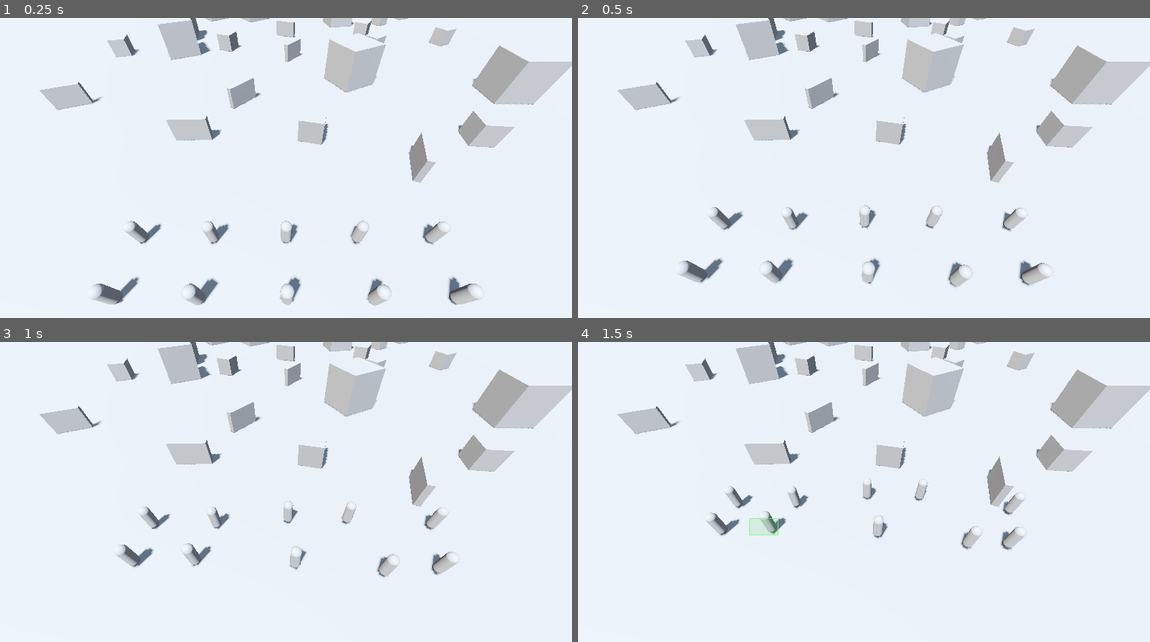
Above: before the commit, frames 1-4 (two rows, left to right).
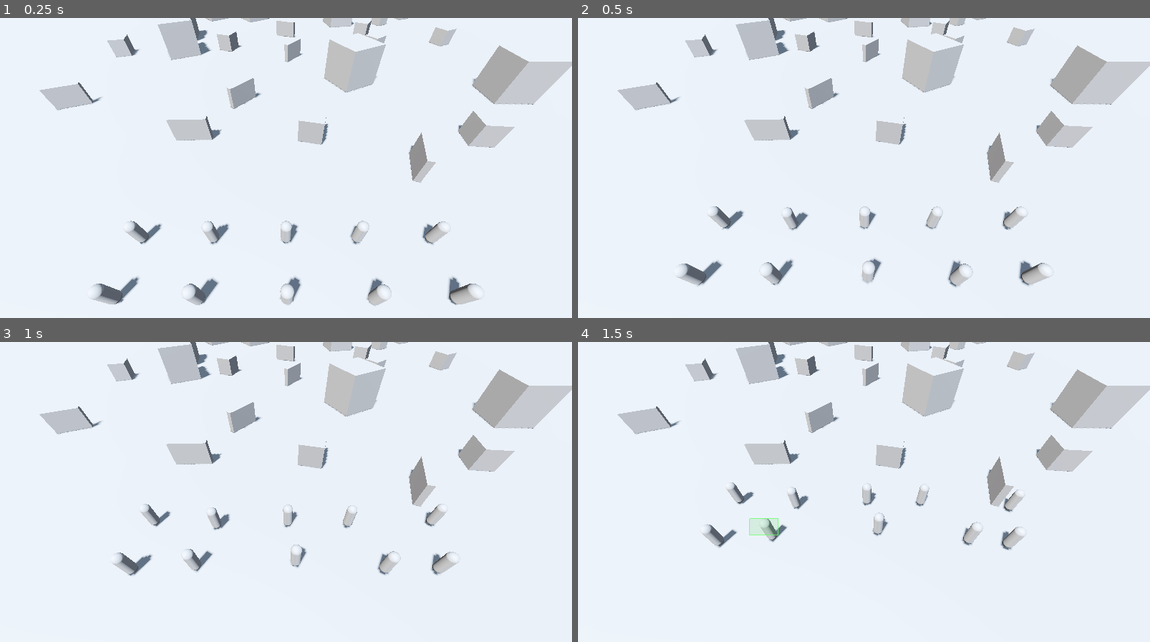
Above: after the commit, the same moments.

Repository: dj-commits/fantastic-spork
Game: Godot game, scene res://scenes/world.tscn
Two runs of this game, one before a commit and one after it. Both use one fixed random seed, a clock stepped at 60 frames per second and the inputs below.
Inputs (mouse positions are in pixels of both pictures, inside the frame that each line leads up to):
- Up to frame 1 (0.25 s): no input
- Up to frame 2 (0.5 s): no input
- Up to frame 3 (1 s): tap Enter at 0.5 s; move the mouse to (411, 486) at 0.52 s; press the mouse at (411, 486) at 0.53 s
- Up to frame 4 (1.5 s): release the mouse at (989, 486) at 1.25 s; drag from (749, 519) to (835, 567) at 1.27 s

Frame 1 is identical in both runs. In frame 2, 0.5% of the frame differs, in the area x 17-79%, y 62-90%; in frame 3, 1.2%; in frame 4, 1.3%, in the area x 21-79%, y 45-70%.

Commit message:
Let player units shoot back
Lift the shooting behaviour (target selection, line-of-sight, firing,
chest-height aim, cooldown) into the base Pawn, parameterised per team via
enemy_group + target_layer. The per-frame brain is now shared; only
_decide_movement differs — player units hold/take cover and fire
opportunistically, enemies hunt and advance.

- enemy.gd slims down to: fight "units", target the Player layer, hunt
- player units get a projectile and target the Enemy layer, so they
  auto-attack any enemy in sight with a clear line (no command needed)
- the projectile's hit-mask is set per shot, so one projectile serves both
  sides with no friendly fire

Verified compiling/running cleanly (0 errors) in-editor.

Co-Authored-By: Claude Opus 4.8 <noreply@anthropic.com>

Diff:
--- a/scenes/pawn.tscn
+++ b/scenes/pawn.tscn
@@ -1,6 +1,7 @@
 [gd_scene format=3 uid="uid://xg1isbwjppa2"]
 
 [ext_resource type="Script" uid="uid://b5hdoeccwq7ij" path="res://scripts/pawn.gd" id="1_pawn"]
+[ext_resource type="PackedScene" path="res://scenes/projectile.tscn" id="2_proj"]
 
 [sub_resource type="CapsuleMesh" id="CapsuleMesh_t8t6i"]
 radius = 0.3
@@ -23,6 +24,7 @@
 collision_mask = 59
 script = ExtResource("1_pawn")
 max_health = 25.0
+projectile_scene = ExtResource("2_proj")
 
 [node name="MeshInstance3D" type="MeshInstance3D" parent="." unique_id=2075226014]
 mesh = SubResource("CapsuleMesh_t8t6i")
--- a/scripts/enemy.gd
+++ b/scripts/enemy.gd
@@ -1,142 +1,39 @@
 extends Pawn
-# An enemy unit. It reuses everything a Pawn can do — walking, navigation,
-# health, taking damage — and adds the combat brain on top: find the nearest of
-# the player's units, advance until it's in range, then shoot on a cooldown.
-#
-# Because it overrides _register_team() to join "enemies" (not "units"), the
-# player's selection system never picks it up, so it can't be selected or ordered.
+# An enemy unit. It reuses ALL of Pawn's combat, health and navigation, and only
+# changes two things:
+#   1. it fights the player's "units" (not "enemies"), and
+#   2. it HUNTS — advancing on its target and only holding once in firing range,
+#      whereas player units stay put / take cover and shoot opportunistically.
 
-## How close one of the player's units must be before this enemy notices it and
-## starts to engage.
-@export var sight_range: float = 16.0
 ## Once this close to its target, the enemy stops advancing and just shoots.
 @export var firing_range: float = 9.0
-## Seconds to wait between shots.
-@export var fire_cooldown: float = 1.2
-## The projectile scene this enemy fires (assigned in enemy.tscn).
-@export var projectile_scene: PackedScene
 
-# How far above a unit's centre we aim — roughly chest height. Kept BELOW the
-# capsule's top (~0.9 above centre) on purpose: aiming at the very top made the
-# line-of-sight ray skim over the target's head and hit nothing, so enemies
-# thought they had no shot. A level chest-high ray passes through the body.
-const AIM_HEIGHT: float = 0.4
-
-var _time_until_next_shot: float = 0.0
-
-# Join the enemy team instead of the player's selectable "units" group.
+# Fight the player's units instead of the enemy team, aiming shots at the Player
+# physics layer.
 func _register_team() -> void:
 	add_to_group("enemies")
+	enemy_group = "units"
+	target_layer = 4                # Player physics layer
 
-# Roll our combat stats on spawn so each enemy engages from a slightly different
-# range, paces its shots differently, and has a bit more/less health. super
-# keeps the inherited health roll from Pawn.
+# Roll firing_range too, on top of the stats Pawn already rolls.
 func _roll_stats() -> void:
 	super._roll_stats()
-	sight_range = Rng.roll_variance(sight_range, stat_variance)
 	firing_range = Rng.roll_variance(firing_range, stat_variance)
-	fire_cooldown = Rng.roll_variance(fire_cooldown, stat_variance)
 
-func _physics_process(delta: float) -> void:
-	# Count down toward our next allowed shot.
-	_time_until_next_shot -= delta
-
-	var target := _pick_target()
+# Hunt: advance on whatever target the base brain handed us, holding once we're
+# inside firing range. If we can't see anyone, push toward the nearest unit
+# anyway so the across-the-map pursuit keeps going.
+func _decide_movement(target: Node3D) -> void:
 	if target != null:
-		# We can see this one and it's within sight range. Hold once we're in
-		# firing range, otherwise close the distance for the shot.
 		var to_target := target.global_position - global_position
 		to_target.y = 0.0
 		if to_target.length() <= firing_range:
-			move_to(global_position)          # in range with a clear shot — hold
+			move_to(global_position)          # in range — hold and shoot
 		else:
 			move_to(target.global_position)   # close in
-
-		if _time_until_next_shot <= 0.0:
-			_fire_at(target)
-			_time_until_next_shot = fire_cooldown
 	else:
-		# Nobody in sight — advance on the nearest unit to flush them out, so the
-		# across-the-map hunt still happens even when we can't yet see anyone.
-		var prey := _nearest_player_unit()
+		var prey := _nearest_enemy()
 		if prey != null:
 			move_to(prey.global_position)
 		else:
-			move_to(global_position)          # all player units gone — stand down
-
-	# Hand off to the inherited Pawn movement, which actually walks us toward
-	# whatever move_to() target we just set (and applies gravity, etc.).
-	super._physics_process(delta)
-
-# Choose who to shoot: among the player units we can actually SEE within sight
-# range, prefer ones caught in the open over ones in cover, and the nearest
-# within each of those groups. Returns null if we can't see anyone.
-func _pick_target() -> Node3D:
-	var best: Node3D = null
-	var best_in_cover := true            # treat "no target yet" as the worst case
-	var best_distance := INF
-	for unit in get_tree().get_nodes_in_group("units"):
-		var distance := global_position.distance_to(unit.global_position)
-		if distance > sight_range:
-			continue                      # too far to engage
-		if not _has_clear_shot(unit):
-			continue                      # something's in the way — can't see them
-		var in_cover: bool = unit.is_in_cover()
-		if _is_better_target(in_cover, distance, best_in_cover, best_distance):
-			best = unit
-			best_in_cover = in_cover
-			best_distance = distance
-	return best
-
-# A candidate beats the current best if it's exposed while the best is in cover,
-# or — when both are the same — if it's closer.
-func _is_better_target(cand_in_cover: bool, cand_distance: float,
-		best_in_cover: bool, best_distance: float) -> bool:
-	if cand_in_cover != best_in_cover:
-		return not cand_in_cover          # the exposed one wins outright
-	return cand_distance < best_distance  # same cover status -> nearer wins
-
-# The closest player unit anywhere on the map, or null if they're all gone. No
-# sight limit — used to keep hunting the squad across the field when we can't
-# see anyone to shoot yet.
-func _nearest_player_unit() -> Node3D:
-	var nearest: Node3D = null
-	var nearest_distance := INF
-	for unit in get_tree().get_nodes_in_group("units"):
-		var distance := global_position.distance_to(unit.global_position)
-		if distance < nearest_distance:
-			nearest_distance = distance
-			nearest = unit
-	return nearest
-
-# True only if a straight line from our muzzle to the target is unobstructed —
-# i.e. the first thing the ray hits is the target itself, not cover or a fellow
-# enemy. Uses the same start/aim points as the actual shot, so what we check is
-# what we'd fire.
-func _has_clear_shot(target: Node3D) -> bool:
-	var from := global_position + Vector3.UP * AIM_HEIGHT
-	var to := target.global_position + Vector3.UP * AIM_HEIGHT
-	var query := PhysicsRayQueryParameters3D.create(from, to)
-	# Only COVER (layer 2) and the player units themselves (Player layer 4) can
-	# block a shot. We deliberately leave OUT fellow enemies (Enemy layer 8): our
-	# projectiles pass straight through our own squad anyway (no friendly fire), so
-	# a teammate in the line doesn't actually stop the shot. Counting them as
-	# blockers made a crowd of enemies all refuse to fire on a cornered unit —
-	# each one's view was "blocked" by the others.
-	query.collision_mask = 2 | 4
-	query.exclude = [get_rid()]           # never our own body
-	var hit := get_world_3d().direct_space_state.intersect_ray(query)
-	# Clear only if the very first thing the ray meets is the target.
-	return hit and hit.collider == target
-
-func _fire_at(target: Node3D) -> void:
-	if projectile_scene == null:
-		return
-	var shot := projectile_scene.instantiate()
-	# Add the shot to the running scene, NOT as our child — otherwise it would
-	# ride along with us as we move instead of flying off on its own.
-	get_tree().current_scene.add_child(shot)
-	# Spawn at chest height and aim at the target's chest — matching the
-	# line-of-sight check above, so what we cleared is what we fire.
-	shot.global_position = global_position + Vector3.UP * AIM_HEIGHT
-	shot.launch(target.global_position + Vector3.UP * AIM_HEIGHT)
+			move_to(global_position)          # nobody left — stand down
--- a/scripts/pawn.gd
+++ b/scripts/pawn.gd
@@ -1,13 +1,13 @@
 extends CharacterBody3D
 class_name Pawn
-# The base RTS unit. Player units use this script directly; enemies extend it
-# (see enemy.gd) to reuse all the movement, navigation and health below while
-# adding their own combat behaviour.
+# The base RTS unit — used directly by the player's units and extended by
+# enemies (enemy.gd). It handles movement/navigation, health, cover-seeking AND
+# shooting: any unit automatically fires at the nearest enemy it can see in
+# range. Each team just sets WHICH side is its enemy (see _register_team), so the
+# same combat code drives both the player's squad and the enemy squad.
 #
-# The selection system (selection.gd) calls set_selected() to highlight us and
-# move_to() to give us a destination. From there we walk there ourselves,
-# following a path (worked out by the NavigationAgent3D) that bends around
-# obstacles like the cover boxes instead of trying to plow straight through.
+# The one piece that differs by team is _decide_movement(): player units hold
+# position / follow orders / take cover, while enemies hunt and advance.
 
 ## Top walking speed, in meters per second.
 @export var move_speed: float = 4.0
@@ -15,57 +15,73 @@
 ## glide to a gentle stop instead of charging in at full speed and overshooting.
 @export var arrival_distance: float = 3.5
 ## Once we're this close to the destination (measured flat along the ground) we
-## call it "arrived" and stop. (Measured flat — see _physics_process.)
+## call it "arrived" and stop. (Measured flat — see _apply_movement.)
 @export var stop_distance: float = 0.3
 ## How much damage this unit can absorb before it dies.
 @export var max_health: float = 100.0
 ## How much this unit's stats vary from their listed values, as a fraction, so
-## no two units feel identical. 0.15 = each rolled stat lands within 15% either
-## way. Set to 0 for fixed, uniform stats. (See Rng and _roll_stats.)
+## no two units feel identical. Set to 0 for fixed, uniform stats.
 @export var stat_variance: float = 0.15
 ## When true, this unit drifts to the nearest open cover spot whenever it has
 ## nothing else to do. Player units want this; enemies run their own brain.
 @export var auto_seek_cover: bool = true
+## How far away this unit can spot and shoot an enemy, in meters.
+@export var sight_range: float = 16.0
+## Seconds to wait between shots.
+@export var fire_cooldown: float = 1.2
+## The projectile this unit fires.
+@export var projectile_scene: PackedScene
 
 var health: float = 0.0              # current health; set to max_health on ready
 var claimed_spot: CoverSpot = null   # the cover spot we've reserved, if any
 
+# Who we fight. Set in _register_team(): player units target the "enemies" group
+# and shoot things on the Enemy physics layer; enemies flip both around.
+var enemy_group: StringName = "enemies"
+var target_layer: int = 8            # physics layer our aim/shots look for (8 = Enemy)
+
 @onready var selection_ring: MeshInstance3D = $SelectionRing
 @onready var nav_agent: NavigationAgent3D = $NavigationAgent3D
 
-# How quickly we change speed, in meters per second, *per second*. This is what
-# stops movement feeling robotic: instead of snapping to full speed and to a
-# dead stop, we ramp up and ease down. Lower = heavier / more gradual.
+# How quickly we change speed (m/s, per second) — ramps movement up/down smoothly
+# instead of snapping, so it doesn't feel robotic.
 const ACCELERATION: float = 12.0
 const GRAVITY: float = 20.0          # downward pull so we stay stuck to the ground
+# How far above a unit's centre we aim — chest height. Kept BELOW the capsule's
+# top so the line-of-sight ray passes through the body instead of skimming over
+# the head (which registered no hit and made units think they had no shot).
+const AIM_HEIGHT: float = 0.4
 
 var is_selected: bool = false
+var _time_until_next_shot: float = 0.0
 
 func _ready() -> void:
 	_roll_stats()                   # give this unit its own slightly-varied stats
 	set_selected(false)             # start unselected (ring hidden)
 	health = max_health             # start at full health (after the roll above)
 	# Target our own spot to begin with, so we sit still until given an order.
-	# (A NavigationAgent3D's default target is the world origin, so without this
-	# every unit would immediately wander off toward (0,0,0) on startup.)
 	nav_agent.target_position = global_position
 	_register_team()
 
 # Roll this unit's personal stats on spawn so units don't all feel identical.
 # Subclasses override this to roll their own extra stats — and should call
-# super._roll_stats() so this health roll still happens. Adding variance to a
-# new stat is a one-liner: stat = Rng.roll_variance(stat, stat_variance).
+# super._roll_stats() so these rolls still happen.
 func _roll_stats() -> void:
 	move_speed = Rng.roll_variance(move_speed, stat_variance)
 	max_health = Rng.roll_variance(max_health, stat_variance)
-
-# Which group this unit belongs to. Player units are selectable, so they join
-# "units" (the group the selection system searches). Enemies override this to
-# join "enemies" instead, which keeps them out of the player's selection.
+	sight_range = Rng.roll_variance(sight_range, stat_variance)
+	fire_cooldown = Rng.roll_variance(fire_cooldown, stat_variance)
+
+# Which team we're on and who we shoot. Player units join the selectable "units"
+# group and fight "enemies"; enemy.gd overrides this to flip it around.
 func _register_team() -> void:
 	add_to_group("units")
-
-# Take a hit from an incoming projectile. Calling _die() once we run out of health.
+	enemy_group = "enemies"
+	target_layer = 8                # Enemy physics layer
+
+# --- Health ----------------------------------------------------------------
+
+# Take a hit from an incoming projectile; die once we run out of health.
 func take_damage(amount: float) -> void:
 	health -= amount
 	if health <= 0.0:
@@ -73,18 +89,18 @@
 
 func _die() -> void:
 	_release_cover()                # free our cover spot for someone else
-	# queue_free() also drops us out of every group we joined (units, enemies,
-	# control groups), so selection and enemy targeting tidy up after us for free.
+	# queue_free() also drops us out of every group we joined (units / enemies /
+	# control groups), so selection and targeting tidy up after us for free.
 	queue_free()
+
+# --- Selection / orders -----------------------------------------------------
 
 # Highlight / un-highlight this unit. Called by the selection system.
 func set_selected(value: bool) -> void:
 	is_selected = value
 	selection_ring.visible = value
 
-# Give this unit a place to walk to. We just hand the destination to the
-# navigation agent; it figures out the route. (Used both by player orders and
-# by our own cover-seeking below.)
+# Hand the navigation agent a destination; it works out the route.
 func move_to(world_point: Vector3) -> void:
 	nav_agent.target_position = world_point
 
@@ -94,10 +110,97 @@
 	_release_cover()
 	move_to(world_point)
 
-# --- Cover-seeking (the unit's first scrap of autonomy) --------------------
-
-# Reserve the nearest free cover spot and head for it. Called automatically when
-# we're idle (see _physics_process). Does nothing if every spot is taken.
+# --- Per-frame brain --------------------------------------------------------
+
+func _physics_process(delta: float) -> void:
+	_time_until_next_shot -= delta
+	var target := _pick_target()              # nearest enemy we can see in range
+	_decide_movement(target)                  # where to go (team-specific)
+	# Shoot whoever we picked, if our weapon has cooled down. Both teams do this.
+	if target != null and _time_until_next_shot <= 0.0:
+		_fire_at(target)
+		_time_until_next_shot = fire_cooldown
+	_apply_movement(delta)                    # actually walk toward the nav target
+
+# Decide where to move by setting our nav target. Base behaviour (player units):
+# stay put / follow orders, and slip into the nearest open cover when idle. The
+# target is only used for shooting here. Enemies override this to hunt + advance.
+func _decide_movement(_target: Node3D) -> void:
+	if auto_seek_cover and claimed_spot == null and _remaining_distance() <= stop_distance:
+		_seek_cover()
+
+# --- Combat -----------------------------------------------------------------
+
+# The nearest enemy we can actually SEE within sight range, preferring ones
+# caught in the open over ones in cover. Null if we can't see anyone.
+func _pick_target() -> Node3D:
+	var best: Node3D = null
+	var best_in_cover := true            # treat "no target yet" as the worst case
+	var best_distance := INF
+	for unit in get_tree().get_nodes_in_group(enemy_group):
+		var distance := global_position.distance_to(unit.global_position)
+		if distance > sight_range:
+			continue                      # too far to engage
+		if not _has_clear_shot(unit):
+			continue                      # something's in the way — can't see them
+		var in_cover: bool = unit.is_in_cover()
+		if _is_better_target(in_cover, distance, best_in_cover, best_distance):
+			best = unit
+			best_in_cover = in_cover
+			best_distance = distance
+	return best
+
+# A candidate beats the current best if it's exposed while the best is in cover,
+# or — when both are the same — if it's closer.
+func _is_better_target(cand_in_cover: bool, cand_distance: float,
+		best_in_cover: bool, best_distance: float) -> bool:
+	if cand_in_cover != best_in_cover:
+		return not cand_in_cover          # the exposed one wins outright
+	return cand_distance < best_distance  # same cover status -> nearer wins
+
+# The closest enemy anywhere, ignoring sight (used by enemies to keep hunting
+# across the map when they can't see anyone to shoot yet).
+func _nearest_enemy() -> Node3D:
+	var nearest: Node3D = null
+	var nearest_distance := INF
+	for unit in get_tree().get_nodes_in_group(enemy_group):
+		var distance := global_position.distance_to(unit.global_position)
+		if distance < nearest_distance:
+			nearest_distance = distance
+			nearest = unit
+	return nearest
+
+# True only if a level, chest-high line from us to the target is unobstructed —
+# the first thing it hits is the target, not cover. We test against cover and the
+# ENEMY team's layer only, so our own teammates never block the shot (our
+# projectiles pass through them anyway — there's no friendly fire).
+func _has_clear_shot(target: Node3D) -> bool:
+	var from := global_position + Vector3.UP * AIM_HEIGHT
+	var to := target.global_position + Vector3.UP * AIM_HEIGHT
+	var query := PhysicsRayQueryParameters3D.create(from, to)
+	query.collision_mask = 2 | target_layer   # cover (layer 2) + the enemy's layer
+	query.exclude = [get_rid()]                # never our own body
+	var hit := get_world_3d().direct_space_state.intersect_ray(query)
+	return hit and hit.collider == target
+
+func _fire_at(target: Node3D) -> void:
+	if projectile_scene == null:
+		return
+	var shot := projectile_scene.instantiate()
+	# Add to the running scene (not as our child) so it flies free of us.
+	get_tree().current_scene.add_child(shot)
+	# Tell the shot what it may hit: cover and the enemy team's layer. This is
+	# what lets the SAME projectile serve both sides without friendly fire.
+	shot.collision_mask = 2 | target_layer
+	# Spawn at chest height and aim at the target's chest — matching the
+	# line-of-sight check above, so what we cleared is what we fire.
+	shot.global_position = global_position + Vector3.UP * AIM_HEIGHT
+	shot.launch(target.global_position + Vector3.UP * AIM_HEIGHT)
+
+# --- Cover-seeking ----------------------------------------------------------
+
+# Reserve the nearest free cover spot and head for it. Does nothing if every
+# spot is taken.
 func _seek_cover() -> void:
 	var spot := _nearest_available_cover()
 	if spot == null:
@@ -105,9 +208,9 @@
 	spot.claim(self)
 	claimed_spot = spot
 	# Cover spots already sit just outside the cover (cover.gd places them there),
-	# so we can head straight to one. The nav agent re-plans the route each frame,
-	# so it self-corrects even if the navmesh wasn't ready the moment we asked —
-	# and because this is a real spot beside cover, it's never the world origin.
+	# so we head straight to one. The nav agent re-plans the route each frame, so
+	# it self-corrects even if the navmesh wasn't ready the moment we asked — and
+	# because this is a real spot beside cover, it's never the world origin.
 	move_to(spot.global_position)
 
 # The closest cover spot that nobody has claimed, or null if there are none.
@@ -129,8 +232,7 @@
 		claimed_spot = null
 
 # True once this unit has actually REACHED the cover it claimed — not while it's
-# still out in the open running toward it. Enemies use this to prefer shooting
-# units that are exposed.
+# still out in the open running toward it. Used to prefer shooting exposed units.
 func is_in_cover() -> bool:
 	if claimed_spot == null:
 		return false
@@ -138,62 +240,48 @@
 	to_spot.y = 0.0
 	return to_spot.length() <= 1.0
 
+# --- Movement ---------------------------------------------------------------
+
 # How far we still are from our destination, measured FLAT along the ground (the
-# y is zeroed — see the long note in _physics_process for why that matters).
+# y is zeroed). This matters: a unit's origin sits at its waist (~0.9m up) but
+# the target and navigation mesh sit on the floor, so leaving the height gap in
+# would make a unit standing on its target still read ~0.9m away — it could never
+# "arrive" and would jitter back and forth.
 func _remaining_distance() -> float:
 	var to_target := nav_agent.target_position - global_position
 	to_target.y = 0.0
 	return to_target.length()
 
-func _physics_process(delta: float) -> void:
-	# Idle behaviour: a unit with nothing to do (reached its target and hasn't
-	# claimed cover) quietly slides into the nearest open cover spot. Enemies set
-	# auto_seek_cover = false and run their own combat brain instead.
-	if auto_seek_cover and claimed_spot == null and _remaining_distance() <= stop_distance:
-		_seek_cover()
-
-	# First work out the velocity we WANT this frame ("desired"), then ease our
-	# real velocity toward it so we speed up and slow down smoothly.
+# Walk toward whatever nav target _decide_movement set, easing speed up and down
+# and applying gravity.
+func _apply_movement(delta: float) -> void:
 	var desired := Vector3.ZERO
-
-	# How far we still are from the destination, measured FLAT along the ground
-	# (y zeroed). This is the crux of the jitter fix: a unit's origin sits at its
-	# waist (~0.9m up) but the target and navigation mesh sit on the floor. If we
-	# left that height gap in, a unit standing right on its target would read
-	# ~0.9m away — so it could never "arrive" and kept nudging back and forth.
 	var remaining := _remaining_distance()
-
 	# Keep steering until we're within stop_distance of the target. Once inside,
 	# desired stays zero, so we ease to a halt and stay put.
 	if remaining > stop_distance:
 		# The agent hands back the next corner along the path (it bends around
-		# cover). Flatten it too, so we only ever walk along the ground.
+		# cover). Flatten it so we only ever walk along the ground.
 		var next_point := nav_agent.get_next_path_position()
 		var to_next := next_point - global_position
 		to_next.y = 0.0
 		if to_next.length() > 0.01:     # guard so we never normalize a zero vector
-			# Pick a speed: full speed normally, eased down over the last
-			# "arrival_distance" meters so we glide to a gentle stop.
+			# Full speed normally, eased down over the last "arrival_distance"
+			# meters so we glide to a gentle stop.
 			var speed := move_speed
 			if remaining < arrival_distance:
-				# remaining / arrival_distance slides from 1.0 down to 0.0 as we
-				# close in, easing the speed off the nearer we get.
 				speed = move_speed * (remaining / arrival_distance)
-			# normalized() = "pure direction"; times speed = "that way, this fast".
 			desired = to_next.normalized() * speed
 
-	# Ease the horizontal (sideways) part of our velocity toward the desired one.
-	# move_toward() nudges a value toward a target by at most a set step, so this
-	# single call handles BOTH speeding up and slowing down — that's the smooth feel.
+	# Ease our horizontal velocity toward the desired one — move_toward handles
+	# both speeding up and slowing down with one step.
 	var horizontal := Vector3(velocity.x, 0.0, velocity.z)
 	horizontal = horizontal.move_toward(desired, ACCELERATION * delta)
 	velocity.x = horizontal.x
 	velocity.z = horizontal.z
 
-	# Gravity is handled separately from the steering above: always pull down.
+	# Gravity is separate from the steering above: always pull down.
 	velocity.y -= GRAVITY * delta
 	move_and_slide()
-	# Once we're resting on the floor, reset downward speed so gravity doesn't
-	# keep piling up into a silly-large number frame after frame.
 	if is_on_floor():
 		velocity.y = 0.0
